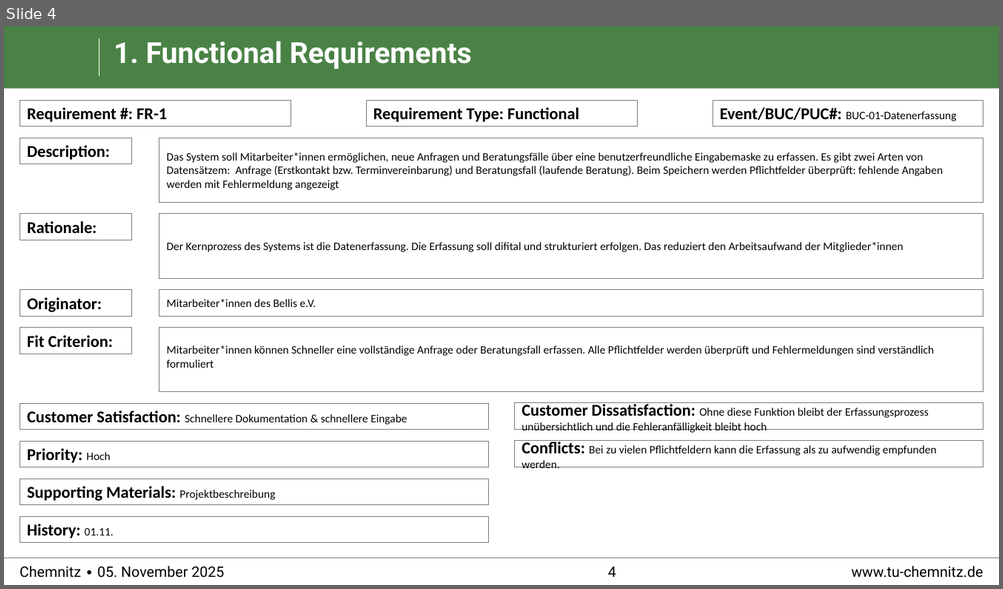
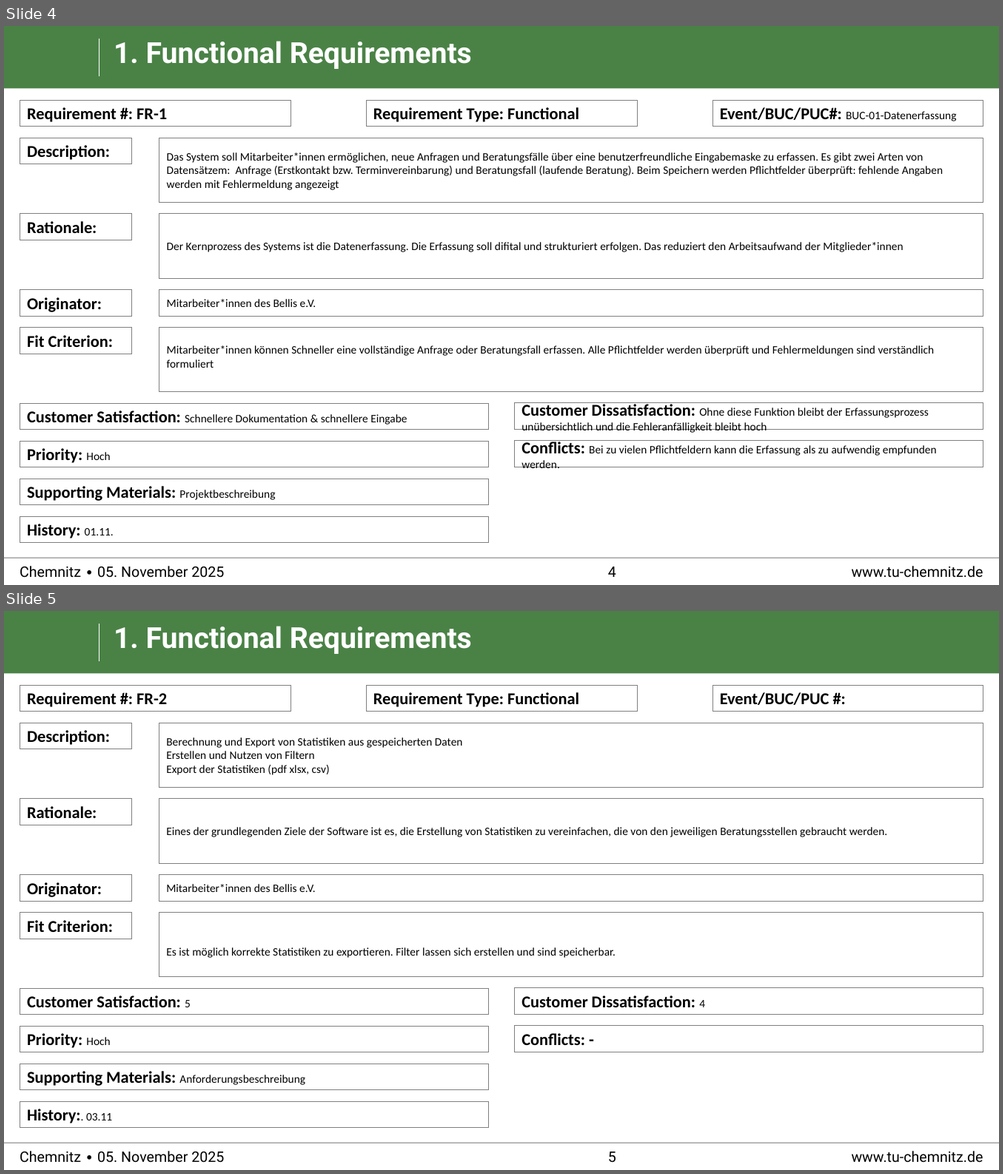
Before and after one commit to cojuwon/Praktikum-Softwareengineering-TU-Chemnitz, a slide deck: requirements/Snow_Cards.pptx. Shown one above the other, each under a label of ours: slide 4 before the commit, slides 4 and 5 after it. The pictures are 1003x589 and 1003x1174 pixels, drawn with LibreOffice and Linux fonts; fonts in the diff are those of the drawing; background and template pictures are left out. Boxes give left, top, right and bottom in pixels: in the first picture for what was removed or moved away, otherwise in the second. Text is boxed around its words. In the diff, an @@ line names an element or a change of style, - is before the commit and + after.

```diff
--- a/requirements/Snow_Cards.pptx
+++ b/requirements/Snow_Cards.pptx
@@ slide 5 added at [4,611,999,1170], background #FFFFFF; not listed: 6 template elements that a slide beside it also shows @@
@@ title added at [114,626,472,654], 28 pt, text #FFFFFF, bold @@
+1. Functional Requirements
@@ rectangle added at [20,685,290,711], fill #FFFFFF, outline #7F7F7F 0.5 pt, 16 pt, text #000000, bold @@
+Requirement #: FR-2
@@ rectangle added at [366,685,637,711], fill #FFFFFF, outline #7F7F7F 0.5 pt, 16 pt, text #000000, bold @@
+Requirement Type: Functional
@@ rectangle added at [712,685,983,711], fill #FFFFFF, outline #7F7F7F 0.5 pt, 16 pt, text #000000, bold @@
+Event/BUC/PUC #:
@@ rectangle added at [20,723,131,749], fill #FFFFFF, outline #7F7F7F 0.5 pt, 16 pt, text #000000, bold @@
+Description:
@@ rectangle added at [159,723,983,788], fill #FFFFFF, outline #7F7F7F 0.5 pt, 11 pt, text #000000 @@
+Berechnung und Export von Statistiken aus gespeicherten Daten
+Erstellen und Nutzen von Filtern
+Export der Statistiken (pdf xlsx, csv)
@@ rectangle added at [20,799,131,825], fill #FFFFFF, outline #7F7F7F 0.5 pt, 16 pt, text #000000, bold @@
+Rationale:
@@ rectangle added at [159,799,983,864], fill #FFFFFF, outline #7F7F7F 0.5 pt, 11 pt, text #000000 @@
+Eines der grundlegenden Ziele der Software ist es, die Erstellung von Statistiken zu vereinfachen, die von den jeweiligen Beratungsstellen gebraucht werden.
@@ rectangle added at [20,874,131,900], fill #FFFFFF, outline #7F7F7F 0.5 pt, 16 pt, text #000000, bold @@
+Originator:
@@ rectangle added at [159,874,983,900], fill #FFFFFF, outline #7F7F7F 0.5 pt, 11 pt, text #000000 @@
+Mitarbeiter*innen des Bellis e.V.
@@ rectangle added at [20,912,131,939], fill #FFFFFF, outline #7F7F7F 0.5 pt, 16 pt, text #000000, bold @@
+Fit Criterion:
@@ rectangle added at [159,912,983,977], fill #FFFFFF, outline #7F7F7F 0.5 pt, 11 pt, text #000000 @@
+Es ist möglich korrekte Statistiken zu exportieren. Filter lassen sich erstellen und sind speicherbar.
@@ rectangle added at [20,988,488,1014], fill #FFFFFF, outline #7F7F7F 0.5 pt, 16 pt, text #000000, bold @@
+Customer Satisfaction: 5
@@ rectangle added at [515,988,983,1014], fill #FFFFFF, outline #7F7F7F 0.5 pt, 16 pt, text #000000, bold @@
+Customer Dissatisfaction: 4
@@ rectangle added at [20,1026,488,1052], fill #FFFFFF, outline #7F7F7F 0.5 pt, 16 pt, text #000000, bold @@
+Priority: Hoch
@@ rectangle added at [515,1026,983,1052], fill #FFFFFF, outline #7F7F7F 0.5 pt, 16 pt, text #000000, bold @@
+Conflicts: -
@@ rectangle added at [20,1064,488,1090], fill #FFFFFF, outline #7F7F7F 0.5 pt, 11 pt, text #000000 @@
+Supporting Materials: Anforderungsbeschreibung
@@ rectangle added at [20,1102,488,1128], fill #FFFFFF, outline #7F7F7F 0.5 pt, 16 pt, text #000000, bold @@
+History:. 03.11
```
